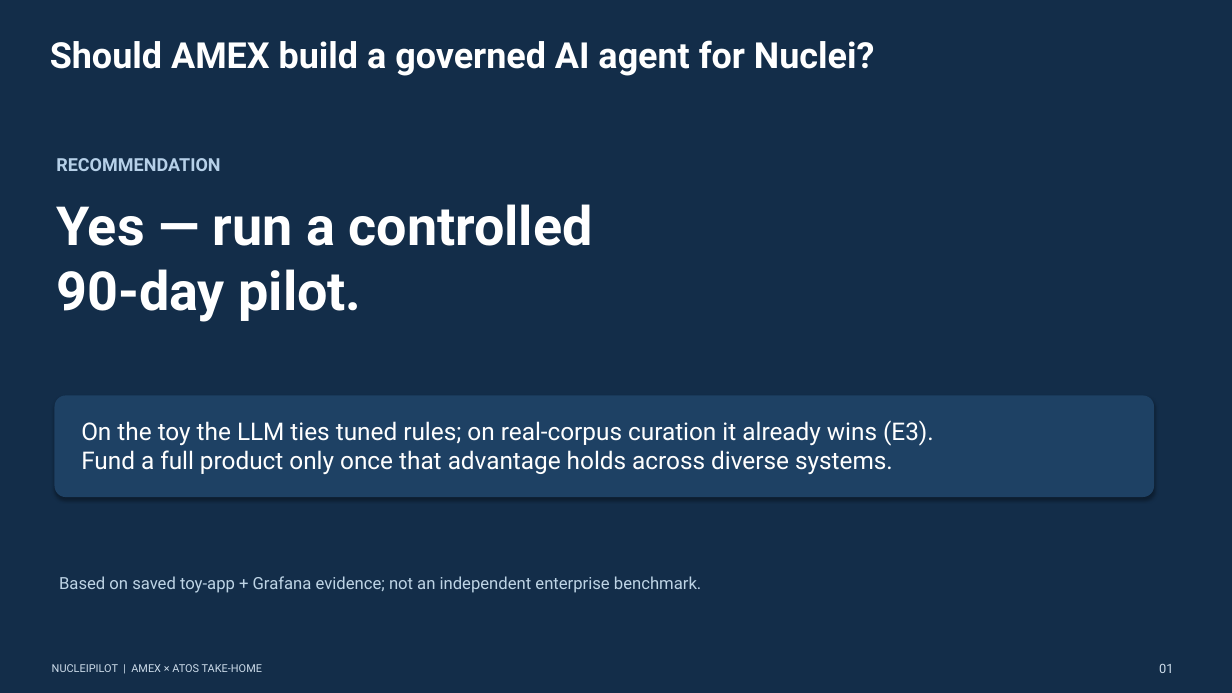
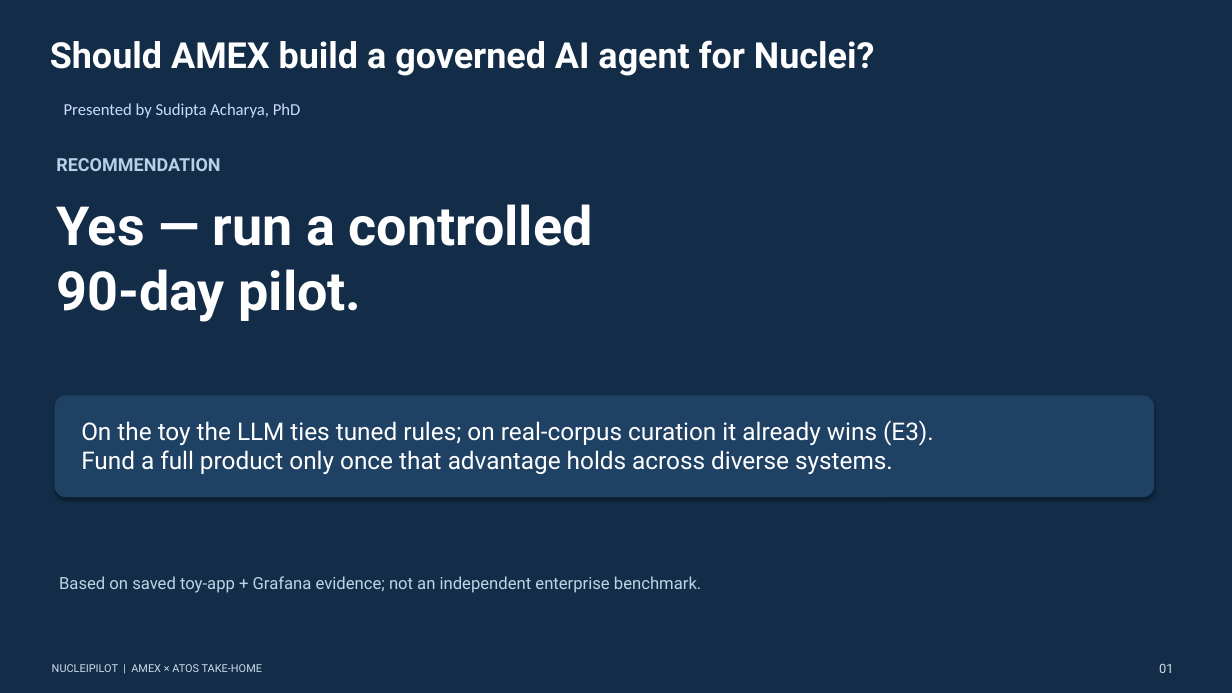
Before and after one commit to Acharya320/NucleiPilot, a slide deck: slide 1 of presentation/AXP_Executive_Deck.pptx. Drawn at 1232x693 pixels with LibreOffice and Linux fonts; fonts in the diff are those of the drawing. Boxes give left, top, right and bottom in pixels: in the first picture for what was removed or moved away, otherwise in the second. Text is boxed around its words. In the diff, an @@ line names an element or a change of style, - is before the commit and + after.

```diff
--- a/presentation/AXP_Executive_Deck.pptx
+++ b/presentation/AXP_Executive_Deck.pptx
@@ text added at [64, 103, 301, 118], 13 pt, text #CADCFC @@
+Presented by Sudipta Acharya, PhD
```
Also in this commit, not shown: 2 other slides changed.
